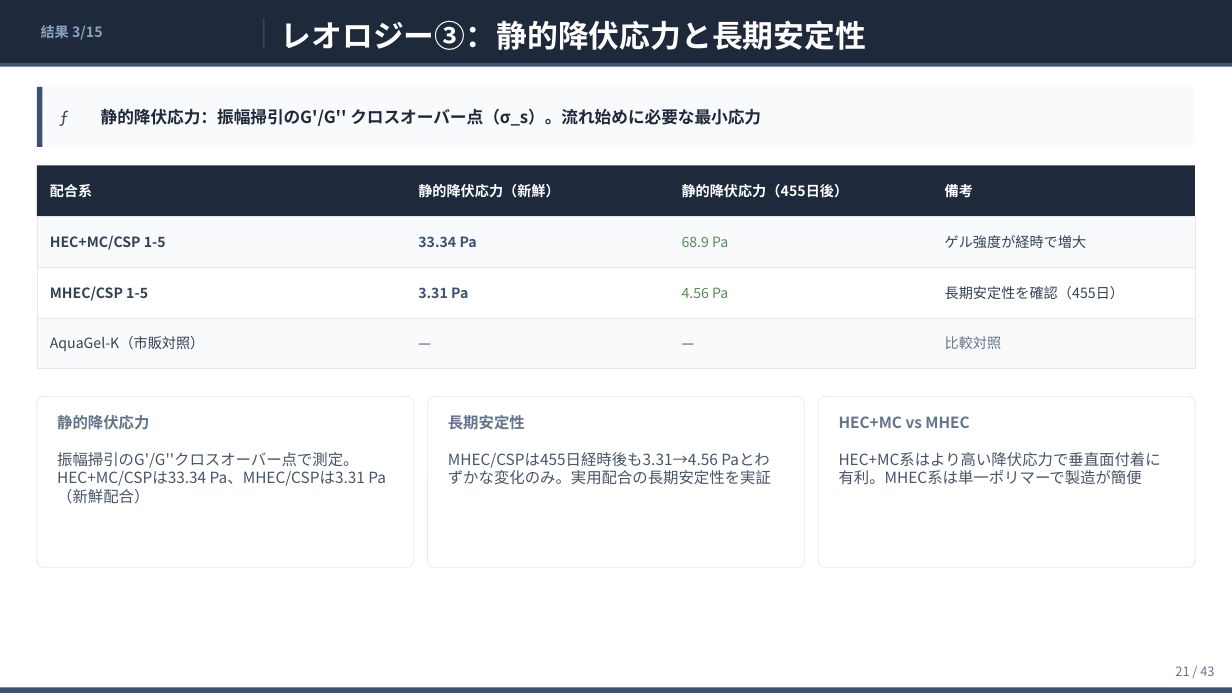
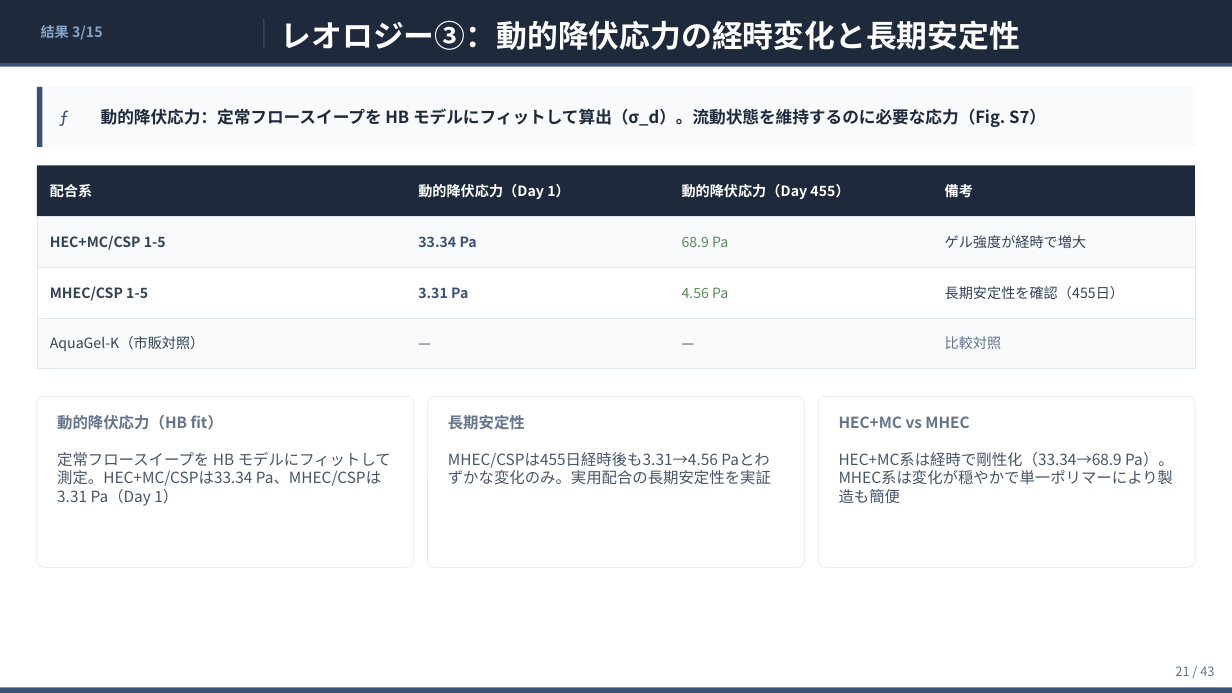
Before and after one commit to ytaisei0525-design/my-first-claude, a slide deck: slide 21 of slides.pptx. Drawn at 1232x693 pixels with LibreOffice and Linux fonts; fonts in the diff are those of the drawing. Boxes give left, top, right and bottom in pixels: in the first picture for what was removed or moved away, otherwise in the second. Text is boxed around its words. In the diff, an @@ line names an element or a change of style, - is before the commit and + after.

```diff
--- a/slides.pptx
+++ b/slides.pptx
@@ text at (x1=281, y1=20, x2=1020, y2=50): text changed @@
-レオロジー③：静的降伏応力と長期安定性
+レオロジー③：動的降伏応力の経時変化と長期安定性
@@ text at (x1=101, y1=108, x2=1046, y2=127): text changed @@
-静的降伏応力：振幅掃引のG'/G'' クロスオーバー点（σ_s）。流れ始めに必要な最小応力
+動的降伏応力：定常フロースイープを HB モデルにフィットして算出（σ_d）。流動状態を維持するのに必要な応力（Fig. S7）
@@ text at (x1=418, y1=184, x2=570, y2=199): text changed @@
-静的降伏応力（新鮮）
+動的降伏応力（Day 1）
@@ text at (x1=682, y1=184, x2=849, y2=199): text changed @@
-静的降伏応力（455日後）
+動的降伏応力（Day 455）
@@ text at (x1=57, y1=415, x2=223, y2=430): text changed @@
-静的降伏応力
+動的降伏応力（HB fit）
@@ text at (x1=57, y1=452, x2=391, y2=506): text changed @@
-振幅掃引のG'/G''クロスオーバー点で測定。HEC+MC/CSPは33.34 Pa、MHEC/CSPは3.31 Pa（新鮮配合）
+定常フロースイープを HB モデルにフィットして測定。HEC+MC/CSPは33.34 Pa、MHEC/CSPは3.31 Pa（Day 1）
@@ text at (x1=839, y1=452, x2=1174, y2=467): text changed @@
-HEC+MC系はより高い降伏応力で垂直面付着に有利。MHEC系は単一ポリマーで製造が簡便
+HEC+MC系は経時で剛性化（33.34→68.9 Pa）。MHEC系は変化が穏やかで単一ポリマーにより製造も簡便
```
Also in this commit, not shown: 1 slide added, 1 slide removed, 4 other files.
